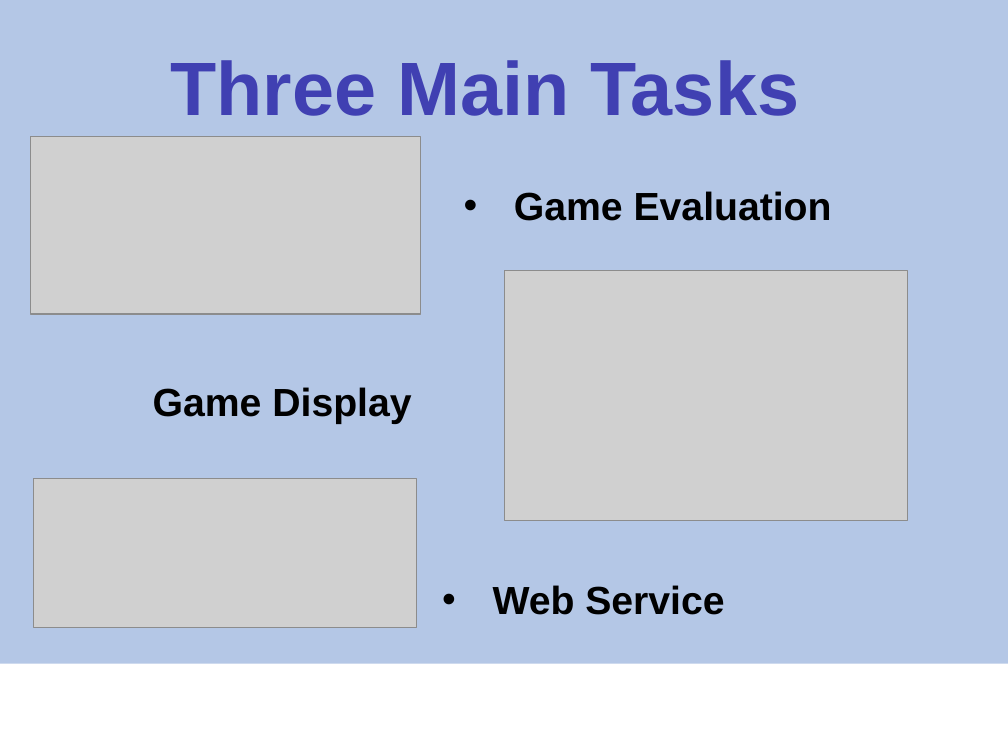
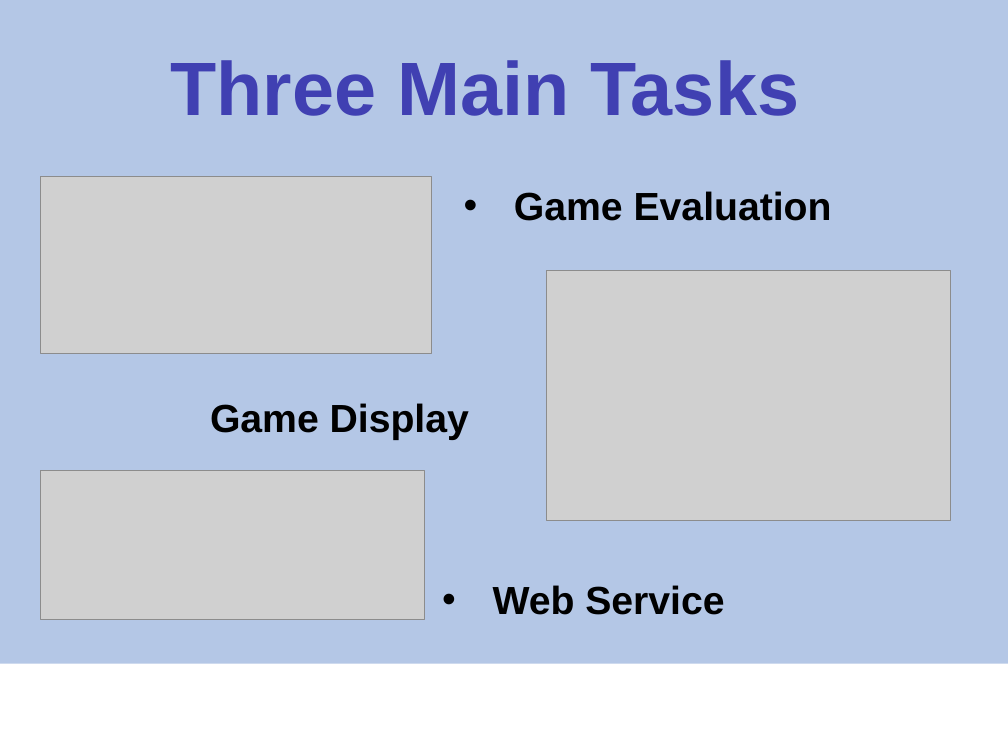
Before and after one commit to toh5148/psh_sp16_cmpsc488_flaggers, a slide deck: slide 3 of Presentation Materials/Capstone Presentation.pptx. Drawn at 1008x756 pixels with LibreOffice and Linux fonts; fonts in the diff are those of the drawing; grey boxes stand for pictures; background and template pictures are left out. Boxes give left, top, right and bottom in pixels: in the first picture for what was removed or moved away, otherwise in the second. Text is boxed around its words. In the diff, an @@ line names an element or a change of style, - is before the commit and + after.

Commit message:
Next update to presentation
There's only 1 real change I think we need to make still, and that's to
find a good picture to represent the different teams.

```diff
--- a/Presentation Materials/Capstone Presentation.pptx
+++ b/Presentation Materials/Capstone Presentation.pptx
@@ picture: place and size @@
-picture at bbox=[30, 137, 420, 314]
+picture at bbox=[41, 176, 431, 354]
@@ picture: place and size @@
-picture at bbox=[504, 270, 907, 521]
+picture at bbox=[547, 270, 951, 521]
@@ text "Game Display": place and size @@
-text "Game Display" at bbox=[153, 387, 411, 424]
+text "Game Display" at bbox=[210, 403, 469, 440]
@@ picture: place and size @@
-picture at bbox=[33, 479, 416, 628]
+picture at bbox=[41, 471, 424, 620]
```
Also in this commit, not shown: 5 other slides changed, 1 slide added.
